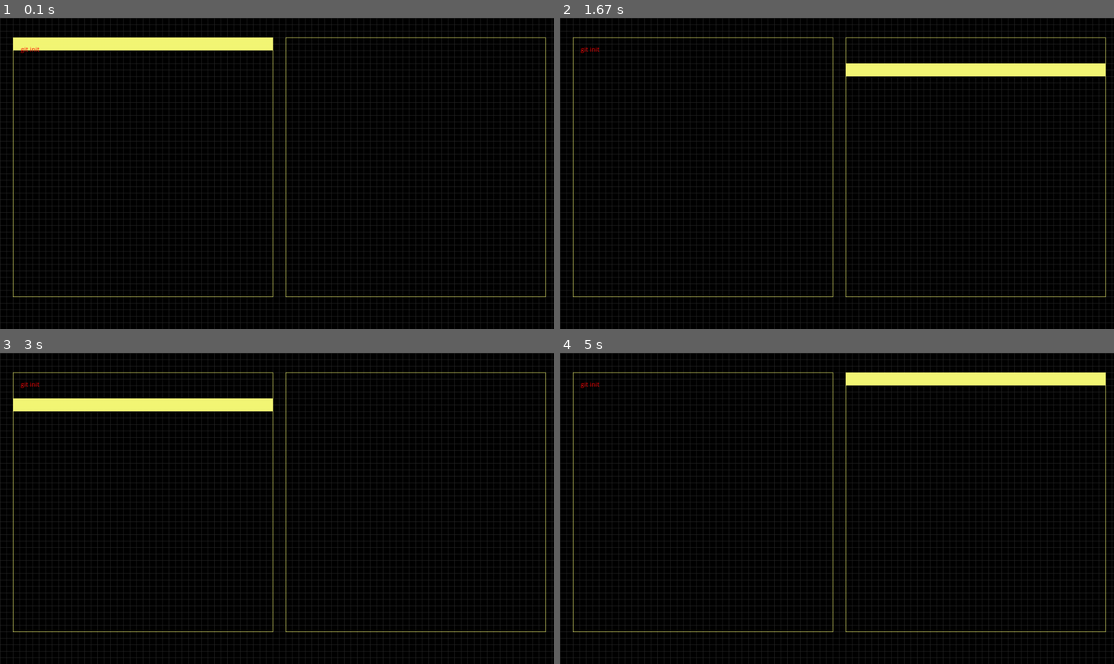
Above: before the commit, frames 1-4 (two rows, left to right).
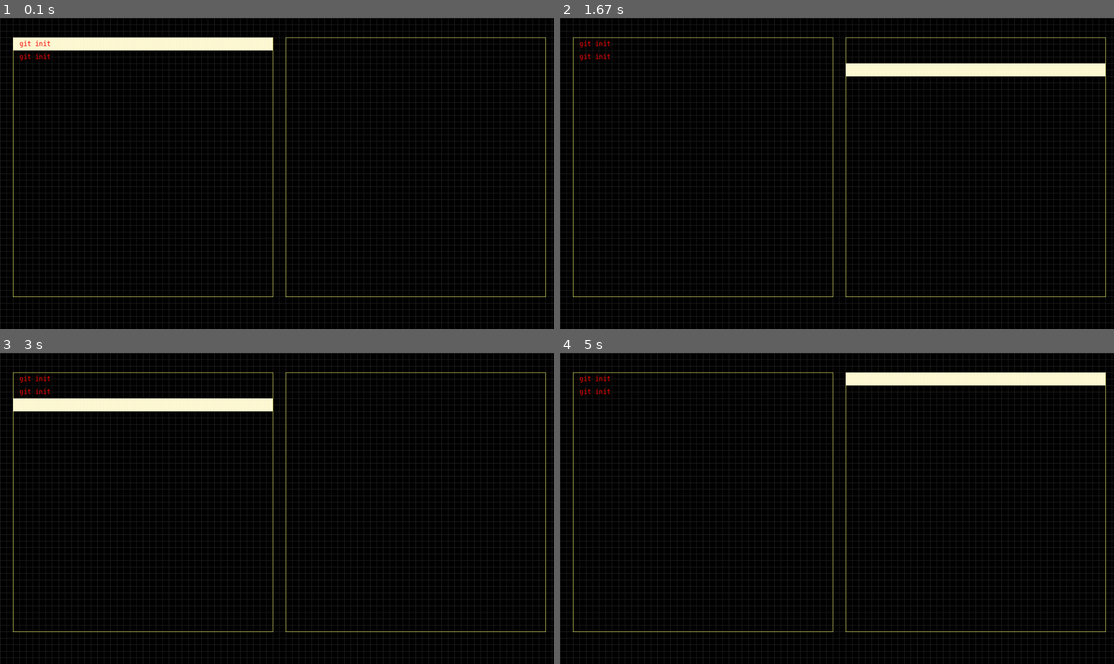
Above: after the commit, the same moments.

Repository: nurakmaljalil91/collection-of-python-projects
Game: pygame game, started from main.py
The game is run twice, just before and just after one commit, with the same random seed, the same clock (stepped at 60 frames per second) and the same inputs.
Inputs (mouse positions are in pixels of both pictures, inside the frame that each line leads up to):
- Up to frame 1 (0.1 s): no input
- Up to frame 2 (1.67 s): hold Right 0.33-0.8 s; move the mouse to (814, 185) at 0.37 s; hold Up 0.83-1.13 s; move the mouse to (1014, 164) at 0.87 s; tap J at 0.9, 1.23, 1.53 s; tap K at 0.98 s; hold Right 1.17-1.63 s; move the mouse to (704, 176) at 1.2 s
- Up to frame 3 (3 s): hold Left 1.67-2.2 s; move the mouse to (105, 461) at 1.7 s; tap J at 1.73, 2.03, 2.3, 2.63, 2.93 s; hold Down 2.23-2.53 s; move the mouse to (360, 399) at 2.27 s; tap K at 2.38 s; hold Left 2.57-2.97 s; move the mouse to (343, 536) at 2.6 s
- Up to frame 4 (5 s): hold Right 3.4-4.03 s; move the mouse to (637, 499) at 3.43 s; tap J at 3.47, 3.77, 4.13, 4.53, 4.83 s; tap K at 3.55 s; hold Down 4.07-4.43 s; move the mouse to (842, 539) at 4.1 s; hold Left 4.47-4.93 s; move the mouse to (820, 455) at 4.5 s; hold Right from 4.97 s (still down)

The runs differ from the first frame. In frame 1, 2.1% of the frame differs, in the area x 2-50%, y 6-14%; in frame 2, 2.1%; in frame 3, 2.1%; in frame 4, 2.2%, in the area x 3-99%, y 6-14%.

Commit message:
adjust text

Diff:
--- a/main.py
+++ b/main.py
@@ -15,7 +15,8 @@
 
 is_running = True
 
-font = pygame.font.SysFont("comicsansms", 15)
+# font = pygame.font.SysFont("comicsansms", 15)
+font = pygame.font.Font('res/JetBrainsMono-Regular.ttf', 15)
 
 
 rect = pygame.Surface((720, 480))
@@ -46,8 +47,10 @@
     pygame.draw.line(window, color, (x, y + height), (x + height, y + height))
     pygame.draw.line(window, color, (x + width, y), (x + height, y + height))
 
+
 x = 30
 y = 45
+
 while is_running:
     for event in pygame.event.get():
         if event.type == pygame.QUIT:
@@ -72,8 +75,9 @@
     # pygame.draw.rect(window, RED, (30,30, 720,480))
     draw_rect(window, 30, 45, 600, 600, YELLOW)
     draw_rect(window, 660, 45, 600, 600, YELLOW)
-    pygame.draw.rect(window, YELLOW, (x, y, 600, 30))
-    window.blit(text, (48, 63))
+    pygame.draw.rect(window, YELLOW2, (x, y, 600, 30))
+    window.blit(text, (45, 50))
+    window.blit(text, (45, 50 + 30))
 
     pygame.display.flip()
     pygame.display.update()
--- a/settings.py
+++ b/settings.py
@@ -15,6 +15,7 @@
 PINK = (255, 192, 203)
 BGTRANSPARENT = (255,255,255,0)
 YELLOW = (244, 247, 118)
+YELLOW2 = (254, 250, 212)
 
 # game settings
 WIDTH = 1280
Binary file added: res/JetBrainsMono-Bold-Italic.ttf
Binary file added: res/JetBrainsMono-Bold.ttf
Binary file added: res/JetBrainsMono-ExtraBold-Italic.ttf
Binary file added: res/JetBrainsMono-ExtraBold.ttf
Binary file added: res/JetBrainsMono-Italic.ttf
Binary file added: res/JetBrainsMono-Medium-Italic.ttf
Binary file added: res/JetBrainsMono-Medium.ttf
Binary file added: res/JetBrainsMono-Regular.ttf
